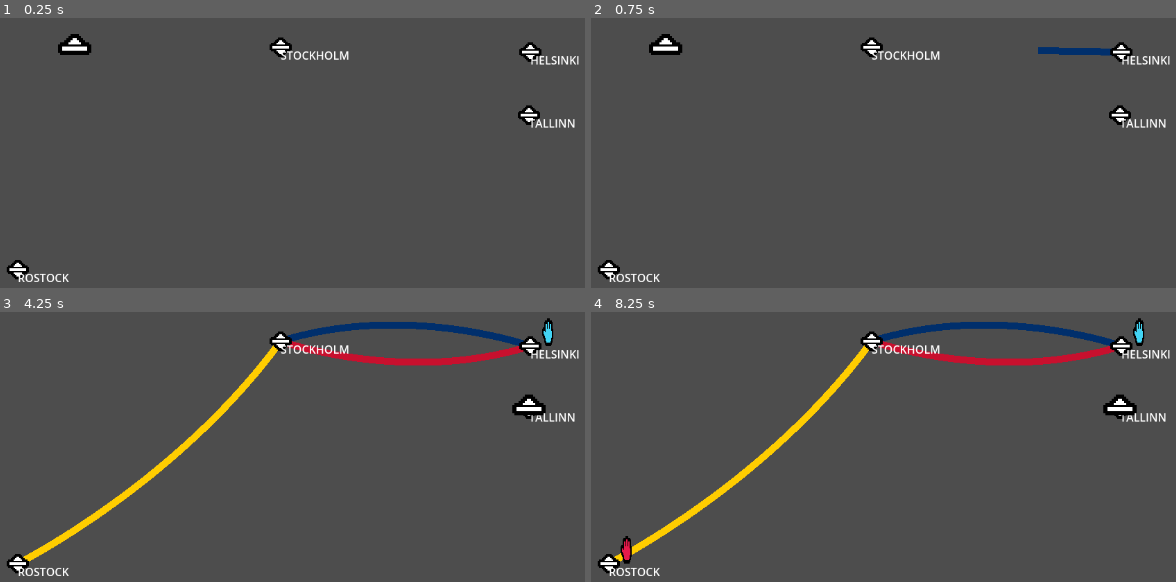
Above: before the commit, frames 1-4 (two rows, left to right).
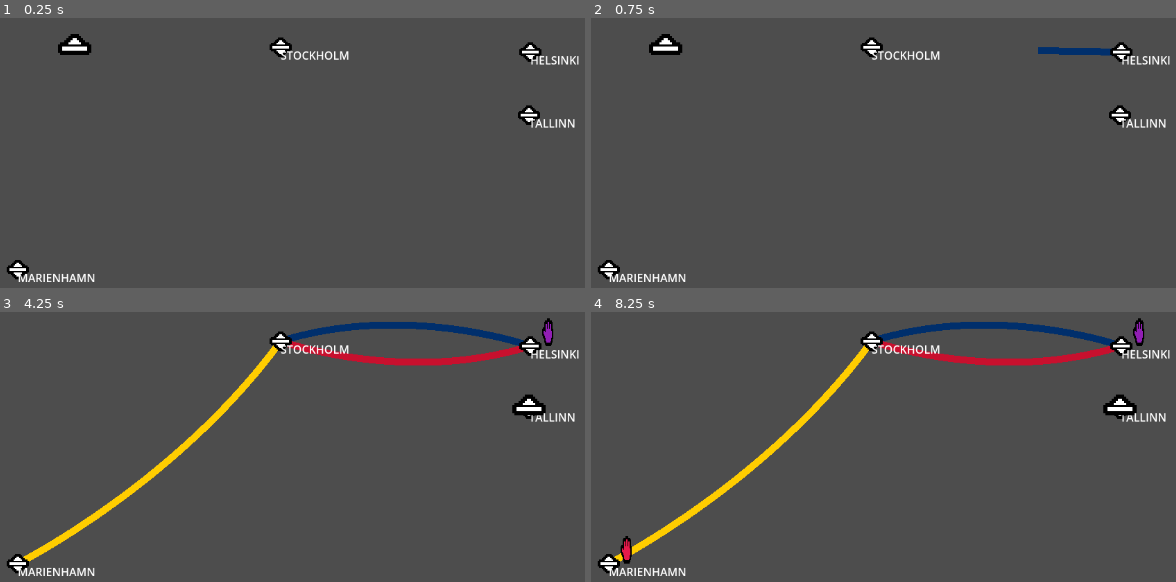
Above: after the commit, the same moments.

Repository: Levartar/mini-ferries
Game: Godot game, scene res://src/levels/test_ports.tscn
Two runs of this game, one before a commit and one after it. Both use one fixed random seed, a clock stepped at 60 frames per second and the inputs below. This scene is started directly instead of the project's main scene.
Inputs (mouse positions are in pixels of both pictures, inside the frame that each line leads up to):
- Up to frame 1 (0.25 s): no input
- Up to frame 2 (0.75 s): tap Enter at 0.5 s; drag from (1123, 53) to (871, 47) at 0.52 s
- Up to frame 3 (4.25 s): tap Space at 1.25, 2.75 s; drag from (280, 341) to (532, 347) at 1.27 s; tap Enter at 2, 3.5 s; move the mouse to (526, 409) at 2.02 s; click (526, 409) at 2.17 s; drag from (17, 563) to (280, 341) at 2.77 s; drag from (76, 341) to (526, 409) at 3.52 s
- Up to frame 4 (8.25 s): drag from (661, 344) to (1117, 409) at 4.27 s; tap Space at 5 s; move the mouse to (942, 409) at 5.02 s; click (942, 409) at 5.17 s; drag from (outside the picture) to (1117, 409) at 5.77 s; move the mouse to (1076, 387) at 6.52 s; click (1076, 387) at 6.67 s; drag from (743, 433) to (1117, 409) at 7.27 s; move the mouse to (outside the picture) at 8.02 s; click (outside the picture) at 8.17 s

The runs differ from the first frame. In frame 1, 0.3% of the frame differs, in the area x 3-17%, y 94-98%; in frame 2, 0.3%; in frame 3, 0.3%, in the area x 3-95%, y 3-98%; in frame 4, 0.3%.

Commit message:
add passenger pickup and clean up redundant code

Diff:
--- a/project.godot
+++ b/project.godot
@@ -19,6 +19,7 @@
 
 GameSignals="*uid://bnylwr7kgf3h8"
 GameManager="*uid://c065no18cjgco"
+GameConstants="*uid://dynfnaafxtupw"
 
 [dotnet]
 
--- a/src/entities/ferry/Ferry.tscn
+++ b/src/entities/ferry/Ferry.tscn
@@ -9,6 +9,9 @@
 [node name="Ferry" type="Area2D" unique_id=1559693109]
 z_index = 10
 script = ExtResource("1_ixylv")
+sail_speed = null
+passenger_capacity = null
+docking_time = null
 
 [node name="ShipSprite" type="Sprite2D" parent="." unique_id=1258137469]
 scale = Vector2(3, 3)
@@ -18,5 +21,7 @@
 shape = SubResource("RectangleShape2D_74amc")
 
 [node name="PassengerContainer" type="HBoxContainer" parent="." unique_id=1114975826]
-offset_right = 40.0
-offset_bottom = 40.0
+offset_left = 30.0
+offset_top = -29.0
+offset_right = 70.0
+offset_bottom = 11.0
--- a/src/entities/ferry/ferry.gd
+++ b/src/entities/ferry/ferry.gd
@@ -15,7 +15,7 @@
 # Core Variables
 var direction: int = 1 # 1 = Forward (0->1), -1 = Backward (1->0)
 var current_state: TravelState = TravelState.IDLE
-var onboard_passengers: Array[Port.CityNames] = []
+var onboard_passengers: Array[GameConstants.CityNames] = []
 
 # Drag and Drop
 var is_dragging: bool = false
@@ -25,7 +25,8 @@
 var arrival_cooldown: float = 0.0
 const ARRIVAL_COOLDOWN_TIME: float = 10.0
 
-@onready var passenger_ui = $PassengerContainer
+var HAND_ICON = preload("res://assets/sprites/icons/tile_0138.png")
+@onready var passenger_container = $PassengerContainer
 
 func _ready():
 	# Enable input events for this Area2D
@@ -225,9 +226,10 @@
 
 	# 2. IDENTIFY VALID DESTINATIONS
 	# The ferry should only pick up people whose destination exists on THIS specific line
-	var valid_destinations: Array[Port.CityNames] = []
+	var valid_destinations: Array[GameConstants.CityNames] = []
 	for p in assigned_line.ports:
 		valid_destinations.append(p.city_name)
+	print("Valid destinations on this line: ", valid_destinations)
 
 	# 3. LOAD PASSENGERS
 	var space_left = passenger_capacity - onboard_passengers.size()
@@ -239,6 +241,7 @@
 			break
 
 		var passenger_dest = port.waiting_passengers[i]
+		print("Considering passenger wanting to go to ", passenger_dest)
 
 		# Does this line actually go where they want to go?
 		if valid_destinations.has(passenger_dest):
@@ -252,5 +255,18 @@
 	update_ui()      # Update the modulated hands on the ship
 
 func update_ui():
-	# (Logic to update the ship's PassengerContainer with City Crests, similar to port.gd)
-	pass
+	# 1. Clear existing icons
+	for child in passenger_container.get_children():
+		child.queue_free()
+
+	# 2. Add a tiny TextureRect for every passenger waiting
+	for destination in onboard_passengers:
+		var icon = TextureRect.new()
+		icon.texture = HAND_ICON
+		icon.custom_minimum_size = Vector2(16, 16)
+		icon.expand_mode = TextureRect.EXPAND_IGNORE_SIZE
+
+		# MODULATE
+		icon.modulate = LinePalette.CITY_COLORS[destination]
+
+		passenger_container.add_child(icon)
--- a/src/entities/port.gd
+++ b/src/entities/port.gd
@@ -1,18 +1,10 @@
 extends Area2D
 class_name Port
 
-enum CityNames {
-	TALLINN,
-	HELSINKI,
-	STOCKHOLM,
-	RIGA,
-	MARIENHAMN,
-	ROSTOCK
-}
-@export var city_name: CityNames = CityNames.TALLINN
+@export var city_name: GameConstants.CityNames = GameConstants.CityNames.TALLINN
 @export var max_capacity: int = 10
 
-var waiting_passengers: Array[String] = []
+var waiting_passengers: Array[GameConstants.CityNames] = []
 
 # Signals to alert the Game Manager
 signal overcrowded(port_node)
@@ -24,13 +16,13 @@
 
 func _ready():
 	$Sprite2D.texture = PORT_ICON
-	$Label.text = CityNames.keys()[city_name]
+	$Label.text = GameConstants.CityNames.keys()[city_name]
 	GameManager.ports_in_play[city_name] = self
 	update_ui()
 
-func add_passenger(destination_city: String):
+func add_passenger(destination_city: GameConstants.CityNames):
 	if waiting_passengers.size() < max_capacity:
-			print("New passenger at ", CityNames.keys()[city_name], " wants to go to ", destination_city)
+			print("New passenger at ", GameConstants.CityNames.keys()[city_name], " wants to go to ", GameConstants.CityNames.keys()[destination_city])
 			waiting_passengers.append(destination_city)
 	else:
 		overcrowded.emit(self)
@@ -46,7 +38,6 @@
 		var icon = TextureRect.new()
 		icon.texture = HAND_ICON
 		icon.custom_minimum_size = Vector2(16, 16)
-		icon.expand_mode = TextureRect.EXPAND_IGNORE_SIZE
 
 		# MODULATE: This is the magic part
 		icon.modulate = LinePalette.CITY_COLORS[destination]
--- /dev/null
+++ b/src/scripts/game_constants.gd
@@ -0,0 +1,11 @@
+extends Node
+
+enum CityNames {
+	TALLINN,
+	HELSINKI,
+	STOCKHOLM,
+	RIGA,
+	TURKU,
+	MARIENHAMN,
+	ROSTOCK
+}
--- a/src/scripts/game_manager.gd
+++ b/src/scripts/game_manager.gd
@@ -30,4 +30,4 @@
 
 	# 3. Tell the specific Port to add the passenger
 	if ports_in_play.has(start_city):
-		ports_in_play.get(start_city).add_passenger(Port.CityNames.keys()[dest_city])
+		ports_in_play.get(start_city).add_passenger(dest_city)
--- a/src/ui/line_colors.gd
+++ /dev/null
@@ -1,29 +0,0 @@
-extends Resource
-class_name LinePalette
-
-#Deep Navy, Viking Red, Tallink Blue, Riga Gold, etc.
-const COLORS = [
-	Color("002f6c"), # Navy
-	Color("c8102e"), # Red
-	Color("00a9e0"), # Sky
-	Color("ffcd00"), # Gold
-	Color("007a33")  # Green
-]
-
-# City Identity Data
-const CITY_COLORS = {
-	"TALLINN": Color("e6194b"),   # Red
-	"HELSINKI": Color("3cb44b"),  # Green
-	"STOCKHOLM": Color("ffe119"), # Yellow
-	"RIGA": Color("4363d8"),      # Blue
-	"TURKU": Color("f58231"),     # Orange
-	"MARIEHAMM": Color("911eb4"), # Purple
-	"ROSTOCK": Color("42d4f4")    # Cyan
-}
-
-static var current_index = 0
-
-static func get_next_color() -> Color:
-	var color = COLORS[current_index]
-	current_index = (current_index + 1) % COLORS.size()
-	return color
--- /dev/null
+++ b/src/ui/line_palette.gd
@@ -0,0 +1,38 @@
+extends Resource
+class_name LinePalette
+
+enum CityNames {
+	TALLINN,
+	HELSINKI,
+	STOCKHOLM,
+	RIGA,
+	MARIENHAMN,
+	ROSTOCK
+}
+
+#Deep Navy, Viking Red, Tallink Blue, Riga Gold, etc.
+const COLORS = [
+	Color("002f6c"), # Navy
+	Color("c8102e"), # Red
+	Color("00a9e0"), # Sky
+	Color("ffcd00"), # Gold
+	Color("007a33")  # Green
+]
+
+# City Identity Data
+const CITY_COLORS = {
+	GameConstants.CityNames.TALLINN: Color("e6194b"),   # Red
+	GameConstants.CityNames.HELSINKI: Color("3cb44b"),  # Green
+	GameConstants.CityNames.STOCKHOLM: Color("ffe119"), # Yellow
+	GameConstants.CityNames.RIGA: Color("4363d8"),      # Blue
+	GameConstants.CityNames.TURKU: Color("f58231"),     # Orange
+	GameConstants.CityNames.MARIENHAMN: Color("911eb4"), # Purple
+	GameConstants.CityNames.ROSTOCK: Color("42d4f4")    # Cyan
+}
+
+static var current_index = 0
+
+static func get_next_color() -> Color:
+	var color = COLORS[current_index]
+	current_index = (current_index + 1) % COLORS.size()
+	return color
Not shown, added: src/scripts/game_constants.gd.uid
Not shown, removed: src/ui/line_colors.gd.uid
Not shown, added: src/ui/line_palette.gd.uid
